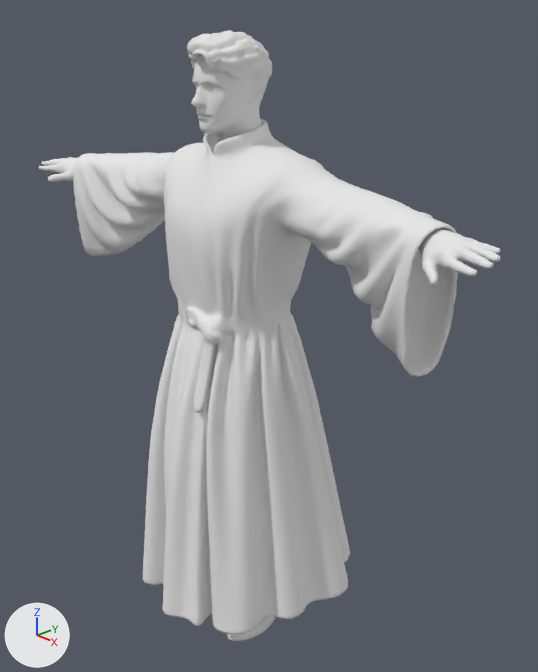
The Blender file References/Priest_1/Meshes/priest.blend as it was, and as the next commit left it.
Before and after are seen from a 50 mm lens placed at (1.653, -1.413, 1.842), pointed at (0.046, 0.108, 0.959). Lighting does not change. The marker at lower left points along +X, +Y and +Z. The older version comes first.

Objects in the first picture: 'body', 'robe'.
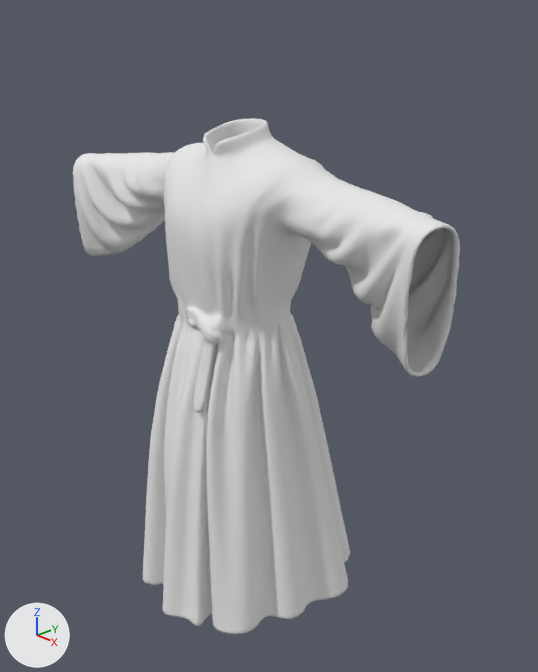
Commit message: fix: added priest meshes

What differs and where, as boxes (x1, y1, x2, y2) in the pictures (538 x 672 px):
'robe', reshaped: before (73, 119, 458, 634); after (73, 118, 460, 634)
'body', hidden: before (39, 30, 501, 642)
part 1 of me_tripo_mesh_559aa0f2, cut back: before (402, 228, 454, 373); after (402, 252, 454, 371)

Edits to the bpy script that builds the scene:
```text
Change me_tripo_mesh_559aa0f2:
    used by ob_robe; location = (0.0, 0.0, 0.0)
    remove me_tripo_mesh_559aa0f2.from_pydata(...)  # 10278 vertices, 10236 faces; spans x -0.77..0.77, y -0.33..0.4, z 0.08..1.62
    add me_tripo_mesh_559aa0f2.from_pydata(...)  # 9440 vertices, 9265 faces; spans x -0.77..0.77, y -0.33..0.4, z 0.08..1.62
    me_tripo_mesh_559aa0f2 part 1: 7 vertices moved within x 0.7..0.75, y -0.1..0.02, z 1.12..1.34; 222 vertices removed from x 0.66..0.74, y -0.1..0.03, z 1.11..1.45; 15 vertices added at x 0.7..0.75, y -0.1..0.02, z 1.11..1.45
    other edits to the shape of me_tripo_mesh_559aa0f2 do not show in these pictures
Change ob_body:
    add ob_body.hide_set(True)
```
